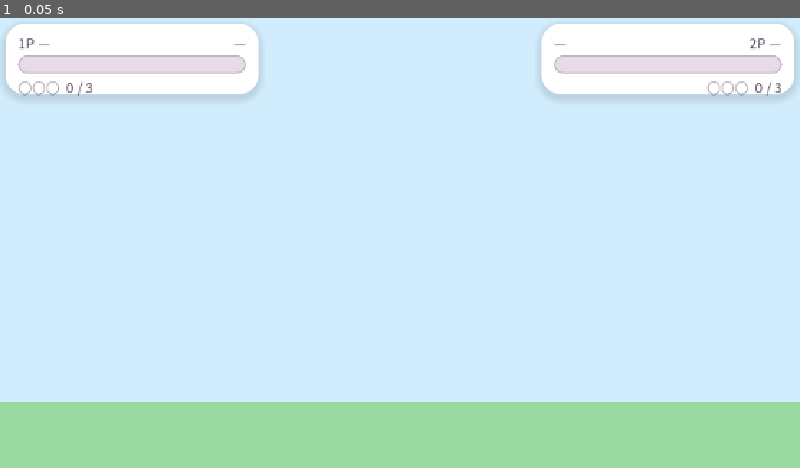
Above: before the commit, frame 1.
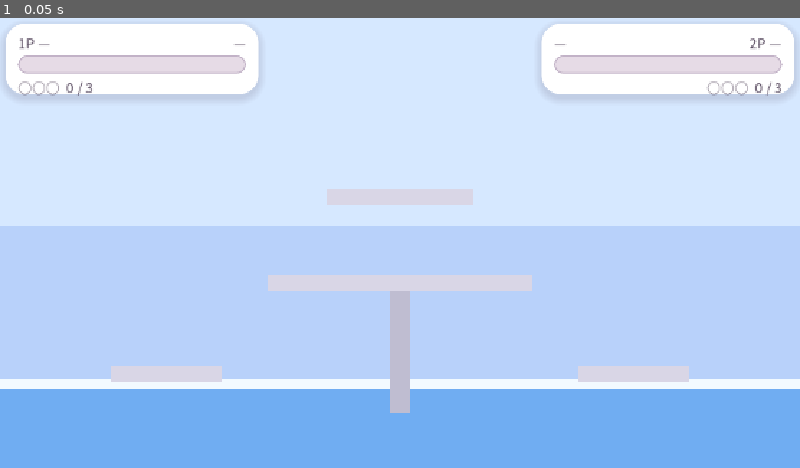
Above: after the commit, the same moment.

Repository: KADSA-OFFICIAL/Group-3
Game: Godot game, scene res://scenes/main.tscn
The game is run twice, just before and just after one commit, with the same random seed, the same clock (stepped at 60 frames per second) and the same inputs. This scene is started directly instead of the project's main scene. Sound files missing from this copy of the repository are replaced by a short silence.
Inputs:
- Up to frame 1 (0.05 s): no input

The runs differ from the first frame. In frame 1, 52% of the frame differs, in the area x 0-100%, y 46-100%.

Commit message:
맵 3종(평지·용암·벽돌) 제거
지형을 ColorRect로 그린 초기 맵 3종을 목록과 저장소에서 지운다. Maps.LIST가
8종에서 5종(바다·화산·협곡·오두막·투기장)으로 줄고, 대기실 맵 선택은
Maps.names()에서 나오므로 자동으로 따라 줄어든다.

- scenes/maps/flat.tscn·lava.tscn·brick.tscn 삭제
- Maps.scene()의 폴백이 새 LIST[0]인 바다가 된다 (전용 서버가 켜질 때 깔리는 맵)
- GameState.map_name 초기값을 박아 둔 "평지"에서 Maps.default_name()으로
- 지워진 맵을 "있는 맵"으로 서술한 주석·문서 갱신 (폴백·낙사 없는 맵 목록·맵 개수)

Refs #286

Co-Authored-By: Claude Opus 5 <noreply@anthropic.com>

Diff:
--- a/scenes/maps/brick.tscn
+++ /dev/null
@@ -1,99 +0,0 @@
-[gd_scene format=3]
-
-[sub_resource type="RectangleShape2D" id="RectangleShape2D_ground"]
-size = Vector2(1152, 150)
-
-[sub_resource type="RectangleShape2D" id="RectangleShape2D_float"]
-size = Vector2(300, 40)
-
-[sub_resource type="RectangleShape2D" id="RectangleShape2D_side"]
-size = Vector2(240, 36)
-
-[sub_resource type="RectangleShape2D" id="RectangleShape2D_wall"]
-size = Vector2(40, 648)
-
-[node name="Brick" type="Node2D"]
-
-[node name="Background" type="ColorRect" parent="."]
-offset_right = 1152.0
-offset_bottom = 648.0
-color = Color(0.78, 0.87, 1, 1)
-
-[node name="Ground" type="StaticBody2D" parent="."]
-position = Vector2(576, 573)
-
-[node name="BrickRect" type="ColorRect" parent="Ground"]
-offset_left = -576.0
-offset_top = -75.0
-offset_right = 576.0
-offset_bottom = 75.0
-color = Color(0.85, 0.84, 0.9, 1)
-
-[node name="GrassRect" type="ColorRect" parent="Ground"]
-offset_left = -576.0
-offset_top = -75.0
-offset_right = 576.0
-offset_bottom = -51.0
-color = Color(0.62, 0.87, 0.6, 1)
-
-[node name="CollisionShape2D" type="CollisionShape2D" parent="Ground"]
-shape = SubResource("RectangleShape2D_ground")
-
-[node name="FloatPlatform" type="StaticBody2D" parent="."]
-position = Vector2(576, 250)
-
-[node name="Rect" type="ColorRect" parent="FloatPlatform"]
-offset_left = -150.0
-offset_top = -20.0
-offset_right = 150.0
-offset_bottom = 20.0
-color = Color(0.85, 0.84, 0.9, 1)
-
-[node name="CollisionShape2D" type="CollisionShape2D" parent="FloatPlatform"]
-shape = SubResource("RectangleShape2D_float")
-
-[node name="LeftPlatform" type="StaticBody2D" parent="."]
-position = Vector2(60, 420)
-
-[node name="Rect" type="ColorRect" parent="LeftPlatform"]
-offset_left = -120.0
-offset_top = -18.0
-offset_right = 120.0
-offset_bottom = 18.0
-color = Color(0.85, 0.84, 0.9, 1)
-
-[node name="CollisionShape2D" type="CollisionShape2D" parent="LeftPlatform"]
-shape = SubResource("RectangleShape2D_side")
-
-[node name="RightPlatform" type="StaticBody2D" parent="."]
-position = Vector2(1092, 420)
-
-[node name="Rect" type="ColorRect" parent="RightPlatform"]
-offset_left = -120.0
-offset_top = -18.0
-offset_right = 120.0
-offset_bottom = 18.0
-color = Color(0.85, 0.84, 0.9, 1)
-
-[node name="CollisionShape2D" type="CollisionShape2D" parent="RightPlatform"]
-shape = SubResource("RectangleShape2D_side")
-
-[node name="WallLeft" type="StaticBody2D" parent="."]
-position = Vector2(-20, 324)
-
-[node name="CollisionShape2D" type="CollisionShape2D" parent="WallLeft"]
-shape = SubResource("RectangleShape2D_wall")
-
-[node name="WallRight" type="StaticBody2D" parent="."]
-position = Vector2(1172, 324)
-
-[node name="CollisionShape2D" type="CollisionShape2D" parent="WallRight"]
-shape = SubResource("RectangleShape2D_wall")
-
-[node name="Spawns" type="Node2D" parent="."]
-
-[node name="Spawn1" type="Marker2D" parent="Spawns"]
-position = Vector2(400, 440)
-
-[node name="Spawn2" type="Marker2D" parent="Spawns"]
-position = Vector2(752, 440)
--- a/scenes/maps/flat.tscn
+++ /dev/null
@@ -1,47 +0,0 @@
-[gd_scene format=3]
-
-[sub_resource type="RectangleShape2D" id="RectangleShape2D_ground"]
-size = Vector2(1152, 96)
-
-[sub_resource type="RectangleShape2D" id="RectangleShape2D_wall"]
-size = Vector2(40, 648)
-
-[node name="Flat" type="Node2D"]
-
-[node name="Background" type="ColorRect" parent="."]
-offset_right = 1152.0
-offset_bottom = 648.0
-color = Color(0.82, 0.93, 0.99, 1)
-
-[node name="Ground" type="StaticBody2D" parent="."]
-position = Vector2(576, 600)
-
-[node name="GroundRect" type="ColorRect" parent="Ground"]
-offset_left = -576.0
-offset_top = -48.0
-offset_right = 576.0
-offset_bottom = 48.0
-color = Color(0.6, 0.85, 0.63, 1)
-
-[node name="CollisionShape2D" type="CollisionShape2D" parent="Ground"]
-shape = SubResource("RectangleShape2D_ground")
-
-[node name="WallLeft" type="StaticBody2D" parent="."]
-position = Vector2(-20, 324)
-
-[node name="CollisionShape2D" type="CollisionShape2D" parent="WallLeft"]
-shape = SubResource("RectangleShape2D_wall")
-
-[node name="WallRight" type="StaticBody2D" parent="."]
-position = Vector2(1172, 324)
-
-[node name="CollisionShape2D" type="CollisionShape2D" parent="WallRight"]
-shape = SubResource("RectangleShape2D_wall")
-
-[node name="Spawns" type="Node2D" parent="."]
-
-[node name="Spawn1" type="Marker2D" parent="Spawns"]
-position = Vector2(300, 500)
-
-[node name="Spawn2" type="Marker2D" parent="Spawns"]
-position = Vector2(852, 500)
--- a/scenes/maps/lava.tscn
+++ /dev/null
@@ -1,66 +0,0 @@
-[gd_scene format=3]
-
-[sub_resource type="RectangleShape2D" id="RectangleShape2D_island"]
-size = Vector2(620, 120)
-
-[sub_resource type="RectangleShape2D" id="RectangleShape2D_lava"]
-size = Vector2(1552, 160)
-
-[node name="Lava" type="Node2D"]
-
-[node name="Background" type="ColorRect" parent="."]
-offset_right = 1152.0
-offset_bottom = 648.0
-color = Color(0.42, 0.26, 0.38, 1)
-
-[node name="Glow" type="ColorRect" parent="."]
-offset_top = 300.0
-offset_right = 1152.0
-offset_bottom = 560.0
-color = Color(0.62, 0.34, 0.42, 1)
-
-[node name="LavaRect" type="ColorRect" parent="."]
-offset_top = 560.0
-offset_right = 1152.0
-offset_bottom = 648.0
-color = Color(0.99, 0.66, 0.36, 1)
-
-[node name="LavaTop" type="ColorRect" parent="."]
-offset_top = 560.0
-offset_right = 1152.0
-offset_bottom = 572.0
-color = Color(1, 0.85, 0.52, 1)
-
-[node name="Island" type="StaticBody2D" parent="."]
-position = Vector2(576, 500)
-
-[node name="Rock" type="ColorRect" parent="Island"]
-offset_left = -310.0
-offset_top = -60.0
-offset_right = 310.0
-offset_bottom = 60.0
-color = Color(0.38, 0.32, 0.45, 1)
-
-[node name="Crust" type="ColorRect" parent="Island"]
-offset_left = -310.0
-offset_top = -60.0
-offset_right = 310.0
-offset_bottom = -44.0
-color = Color(1, 0.78, 0.42, 1)
-
-[node name="CollisionShape2D" type="CollisionShape2D" parent="Island"]
-shape = SubResource("RectangleShape2D_island")
-
-[node name="Hazard" type="Area2D" parent="."]
-position = Vector2(576, 640)
-
-[node name="CollisionShape2D" type="CollisionShape2D" parent="Hazard"]
-shape = SubResource("RectangleShape2D_lava")
-
-[node name="Spawns" type="Node2D" parent="."]
-
-[node name="Spawn1" type="Marker2D" parent="Spawns"]
-position = Vector2(400, 400)
-
-[node name="Spawn2" type="Marker2D" parent="Spawns"]
-position = Vector2(752, 400)
--- a/scripts/game_state.gd
+++ b/scripts/game_state.gd
@@ -19,7 +19,7 @@
 
 var p1_config := {"character": Characters.id_at(0)}
 var p2_config := {"character": Characters.id_at(1)}
-var map_name := "평지"
+var map_name := Maps.default_name()
 
 
 func get_config(prefix: String) -> Dictionary:
--- a/scripts/main.gd
+++ b/scripts/main.gd
@@ -230,13 +230,13 @@
 ##
 ## **전용 서버는 전투 화면을 벗어나지 않는다.** `_ready()`는 서버가 켜질 때 딱 한 번 돌고,
 ## 그때 `Lobby.map_name`은 아직 대기실 기본값인 `"랜덤"`이다 — `Maps.scene()`은 목록에
-## 없는 이름을 받으면 폴백으로 첫 맵(평지)을 주므로 **서버에는 평지가 깔린다.**
+## 없는 이름을 받으면 폴백으로 첫 맵(바다)을 주므로 **서버에는 바다가 깔린다.**
 ## 클라이언트는 경기마다 씬을 새로 열어 확정된 맵을 받지만 서버는 그러지 않으므로,
-## 여기서 갈아 주지 않으면 어떤 맵을 골라도 **서버의 충돌 지형은 영원히 평지**다.
+## 여기서 갈아 주지 않으면 어떤 맵을 골라도 **서버의 충돌 지형은 영원히 첫 맵**이다.
 ##
 ## 그게 곧 게임 지형이다 — 이동·접지·낙사 판정이 전부 서버에서 난다(`player.gd`의
 ## `apply_movement()`·`main.gd`의 `_check_falls()`). 클라이언트는 서버가 보낸 위치로
-## 보간만 하므로, 바다의 발판도 용암의 `Hazard`도 서버에 없으면 없는 것이 된다.
+## 보간만 하므로, 바다의 발판도 화산의 `Hazard`도 서버에 없으면 없는 것이 된다.
 ##
 ## `map_name`은 서버의 `Lobby._check_start()`에서만 바뀌고 그 직후 `_broadcast()`가
 ## 이 신호를 낸다 — 경기 시작 때 한 번 갈리고 경기 중에는 갈리지 않는다.
@@ -576,7 +576,7 @@
 
 
 ## 낙사 — 화면 밖으로 나가거나 즉사 구역(물·용암)에 닿으면 죽는다.
-## 좌우 벽이 있고 즉사 구역이 없는 맵(평지·벽돌)에서는 일어나지 않는다.
+## 좌우 벽이 있고 즉사 구역이 없는 맵(오두막·투기장)에서는 일어나지 않는다.
 func _check_falls() -> void:
 	if _match_over:
 		return
--- a/scripts/maps.gd
+++ b/scripts/maps.gd
@@ -30,10 +30,7 @@
 const RANDOM := "랜덤"
 
 const LIST: Array[Dictionary] = [
-	{"name": "평지", "file": "flat.tscn"},
 	{"name": "바다", "file": "ocean.tscn"},
-	{"name": "용암", "file": "lava.tscn"},
-	{"name": "벽돌", "file": "brick.tscn"},
 	{"name": "화산", "file": "volcano.tscn"},
 	{"name": "협곡", "file": "canyon.tscn"},
 	{"name": "오두막", "file": "cottage.tscn"},
Not shown, changed: CLAUDE.md
Not shown, changed: README.md
Not shown, changed: docs/weapon-system.md
Not shown, changed: docs/무기_수치_초안.md
